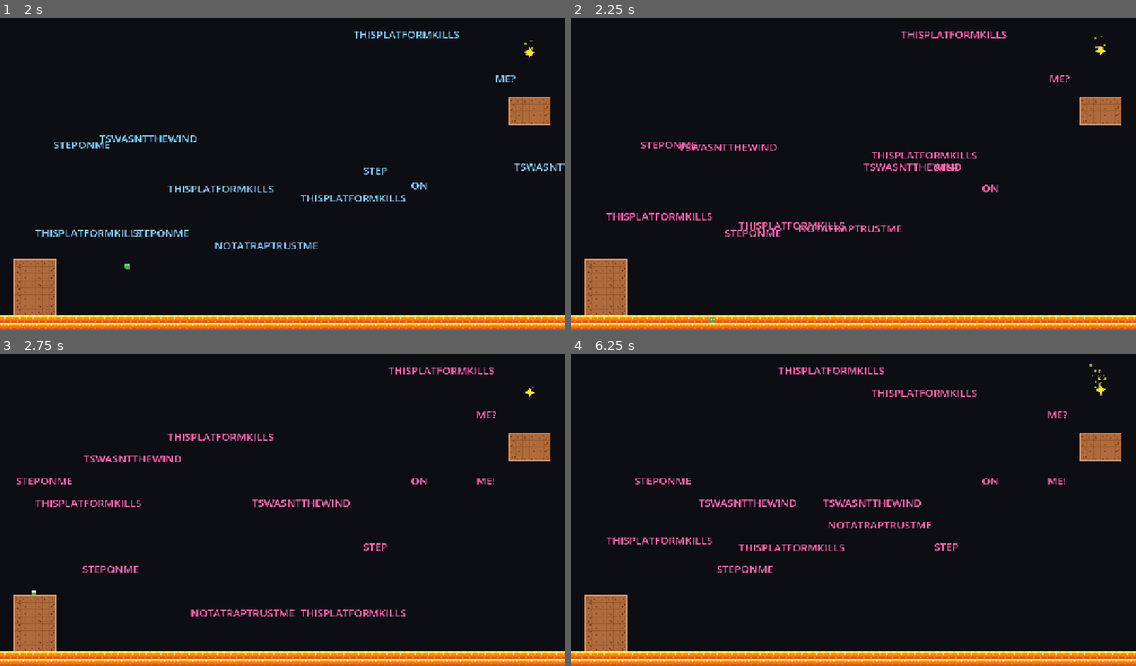
Above: before the commit, frames 1-4 (two rows, left to right).
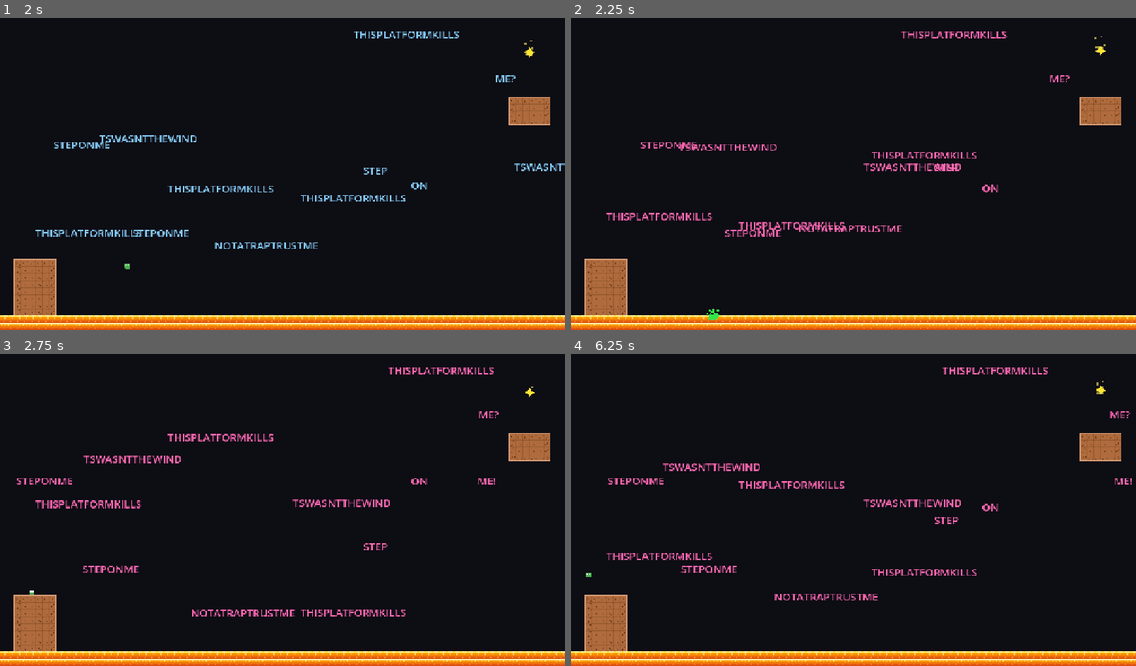
Above: after the commit, the same moments.

Repository: PedroYutaroUEA/touching-stars
Game: Godot game, scene res://scenes/level_03.tscn
Two runs of this game, one before a commit and one after it. Both use one fixed random seed, a clock stepped at 60 frames per second and the inputs below. This scene is started directly instead of the project's main scene.
Inputs:
- Up to frame 1 (2 s): hold D (move_right) from 0.53 s (still down); tap W (jump) at 0.6, 0.77, 1.07, 1.35, 1.52, 1.82 s
- Up to frame 2 (2.25 s): release D (move_right) at 2.03 s; hold A (move_left) from 2.03 s (still down); tap W (jump) at 2.1 s
- Up to frame 3 (2.75 s): keep holding A (move_left)
- Up to frame 4 (6.25 s): release A (move_left) at 2.78 s; hold D (move_right) 2.78-4.28 s; tap W (jump) at 2.85, 3.02, 3.32, 3.6, 3.77, 4.07, 4.35, 4.52, 4.82, 5.1, 5.85, 6.02 s; hold A (move_left) 4.28-5.03 s; hold D (move_right) 5.03-5.78 s; hold A (move_left) from 5.78 s (still down)

Frame 1 is identical in both runs. In frame 2, less than 0.1% of the frame differs, in the area x 24-27%, y 93-98%; in frame 3, 1.4%; in frame 4, 4.1%, in the area x 2-100%, y 3-79%.

Commit message:
fix(lava-floor): Increase lava floor colision scale to 200px for every level; fix(level-02_moon): Nerf second jump

Diff:
--- a/project.godot
+++ b/project.godot
@@ -23,6 +23,31 @@
 
 [input]
 
+ui_left={
+"deadzone": 0.5,
+"events": [Object(InputEventKey,"resource_local_to_scene":false,"resource_name":"","device":16,"window_id":0,"alt_pressed":false,"shift_pressed":false,"ctrl_pressed":false,"meta_pressed":false,"pressed":false,"keycode":4194319,"physical_keycode":0,"key_label":0,"unicode":0,"location":0,"echo":false,"script":null)
+, Object(InputEventJoypadButton,"resource_local_to_scene":false,"resource_name":"","device":-1,"button_index":13,"pressure":0.0,"pressed":false,"script":null)
+, Object(InputEventJoypadMotion,"resource_local_to_scene":false,"resource_name":"","device":-1,"axis":0,"axis_value":-1.0,"script":null)
+, Object(InputEventKey,"resource_local_to_scene":false,"resource_name":"","device":-1,"window_id":0,"alt_pressed":false,"shift_pressed":false,"ctrl_pressed":false,"meta_pressed":false,"pressed":false,"keycode":0,"physical_keycode":65,"key_label":0,"unicode":97,"location":0,"echo":false,"script":null)
+]
+}
+ui_right={
+"deadzone": 0.5,
+"events": [Object(InputEventKey,"resource_local_to_scene":false,"resource_name":"","device":16,"window_id":0,"alt_pressed":false,"shift_pressed":false,"ctrl_pressed":false,"meta_pressed":false,"pressed":false,"keycode":4194321,"physical_keycode":0,"key_label":0,"unicode":0,"location":0,"echo":false,"script":null)
+, Object(InputEventJoypadButton,"resource_local_to_scene":false,"resource_name":"","device":-1,"button_index":14,"pressure":0.0,"pressed":false,"script":null)
+, Object(InputEventJoypadMotion,"resource_local_to_scene":false,"resource_name":"","device":-1,"axis":0,"axis_value":1.0,"script":null)
+, Object(InputEventKey,"resource_local_to_scene":false,"resource_name":"","device":-1,"window_id":0,"alt_pressed":false,"shift_pressed":false,"ctrl_pressed":false,"meta_pressed":false,"pressed":false,"keycode":0,"physical_keycode":68,"key_label":0,"unicode":100,"location":0,"echo":false,"script":null)
+]
+}
+ui_up={
+"deadzone": 0.5,
+"events": [Object(InputEventKey,"resource_local_to_scene":false,"resource_name":"","device":16,"window_id":0,"alt_pressed":false,"shift_pressed":false,"ctrl_pressed":false,"meta_pressed":false,"pressed":false,"keycode":4194320,"physical_keycode":0,"key_label":0,"unicode":0,"location":0,"echo":false,"script":null)
+, Object(InputEventJoypadButton,"resource_local_to_scene":false,"resource_name":"","device":-1,"button_index":11,"pressure":0.0,"pressed":false,"script":null)
+, Object(InputEventJoypadMotion,"resource_local_to_scene":false,"resource_name":"","device":-1,"axis":1,"axis_value":-1.0,"script":null)
+, Object(InputEventKey,"resource_local_to_scene":false,"resource_name":"","device":-1,"window_id":0,"alt_pressed":false,"shift_pressed":false,"ctrl_pressed":false,"meta_pressed":false,"pressed":false,"keycode":0,"physical_keycode":87,"key_label":0,"unicode":119,"location":0,"echo":false,"script":null)
+, Object(InputEventKey,"resource_local_to_scene":false,"resource_name":"","device":-1,"window_id":0,"alt_pressed":false,"shift_pressed":false,"ctrl_pressed":false,"meta_pressed":false,"pressed":false,"keycode":0,"physical_keycode":32,"key_label":0,"unicode":32,"location":0,"echo":false,"script":null)
+]
+}
 move_left={
 "deadzone": 0.5,
 "events": [Object(InputEventKey,"resource_local_to_scene":false,"resource_name":"","device":-1,"window_id":0,"alt_press …(191 unchanged characters)…
--- a/scenes/level_01.tscn
+++ b/scenes/level_01.tscn
@@ -18,4 +18,4 @@
 
 [node name="LavaFloor" parent="." index="6" unique_id=1788568479 instance=ExtResource("3_hazard")]
 position = Vector2(640, 704)
-scale = Vector2(80, 2)
+scale = Vector2(200, 5)
--- a/scenes/level_02.tscn
+++ b/scenes/level_02.tscn
@@ -16,7 +16,7 @@
 
 [node name="LavaFloor" parent="." index="6" unique_id=1294824361 instance=ExtResource("3_hazard")]
 position = Vector2(640, 704)
-scale = Vector2(80, 2)
+scale = Vector2(200, 5)
 
 [node name="SpikesHitbox" parent="." index="7" unique_id=987654321 instance=ExtResource("3_hazard")]
 position = Vector2(832, 552)
--- a/scenes/level_03.tscn
+++ b/scenes/level_03.tscn
@@ -13,6 +13,9 @@
 [node name="CometPoint" parent="." index="2" unique_id=1830228768]
 position = Vector2(1200, 100)
 
+[node name="LevelClearLabel" parent="UILayer" parent_id_path=PackedInt32Array(185168009) index="0" unique_id=550781968]
+visible = true
+
 [node name="LavaFloor" parent="." index="6" unique_id=589693277 instance=ExtResource("3_hazard")]
 position = Vector2(640, 704)
-scale = Vector2(80, 2)
+scale = Vector2(200, 5)
--- a/scripts/level_02.gd
+++ b/scripts/level_02.gd
@@ -20,7 +20,7 @@
 	_add_rect_cells(cells, 43, 40, 2, 4)
 
 	# Platform 3 (Goal)
-	_add_rect_cells(cells, 66, 42, 4, 3)
+	_add_rect_cells(cells, 64, 42, 2, 3)
 
 	layer.set_cells_terrain_connect(cells, 0, 1, true)
 
--- a/scripts/player.gd
+++ b/scripts/player.gd
@@ -25,8 +25,15 @@
 var _jump_buffer_timer: float = 0.0
 
 func _physics_process(delta: float) -> void:
+	# Handle Horizontal Movement
+	var direction: float = Input.get_axis("ui_left", "ui_right")
+	if direction != 0.0:
+		velocity.x = move_toward(velocity.x, direction * max_speed, acceleration * delta)
+	else:
+		velocity.x = move_toward(velocity.x, 0, friction * delta)
+
 	# Handle Jump Buffer Timer
-	if Input.is_action_just_pressed("jump"):
+	if Input.is_action_just_pressed("ui_up"):
 		_jump_buffer_timer = jump_buffer_time
 	else:
 		_jump_buffer_timer -= delta
@@ -46,15 +53,8 @@
 		_coyote_timer = 0.0
 
 	# Variable Jump Height (release jump to fall faster)
-	if Input.is_action_just_released("jump") and velocity.y < 0.0:
+	if Input.is_action_just_released("ui_up") and velocity.y < 0.0:
 		velocity.y *= 0.5
-
-	# Handle Horizontal Movement
-	var direction: float = Input.get_axis("move_left", "move_right")
-	if direction != 0.0:
-		velocity.x = move_toward(velocity.x, direction * max_speed, acceleration * delta)
-	else:
-		velocity.x = move_toward(velocity.x, 0, friction * delta)
 
 	move_and_slide()
 
--- /dev/null
+++ b/sprites/tilesets/tileset_broken-station-corner.svg
@@ -0,0 +1,14 @@
+<svg xmlns="http://www.w3.org/2000/svg" width="16" height="16" viewBox="0 0 16 16">
+  <rect width="16" height="16" fill="#455A64"/>
+  <!-- Reforço em 'L' nas bordas -->
+  <rect x="0" y="0" width="16" height="3" fill="#78909C"/>
+  <rect x="0" y="0" width="3" height="16" fill="#78909C"/>
+  <!-- Linhas delimitadoras da chapa em 'L' -->
+  <line x1="3" y1="3" x2="16" y2="3" stroke="#263238" stroke-width="1"/>
+  <line x1="3" y1="3" x2="3" y2="16" stroke="#263238" stroke-width="1"/>
+  <!-- Painel decorativo na parte de trás -->
+  <line x1="8" y1="8" x2="16" y2="8" stroke="#263238" stroke-width="1"/>
+  <line x1="8" y1="8" x2="8" y2="16" stroke="#263238" stroke-width="1"/>
+  <!-- Rebite principal da quina -->
+  <circle cx="1.5" cy="1.5" r="0.5" fill="#263238"/>
+</svg>
--- /dev/null
+++ b/sprites/tilesets/tileset_broken-station-filling.svg
@@ -0,0 +1,10 @@
+<svg xmlns="http://www.w3.org/2000/svg" width="16" height="16" viewBox="0 0 16 16">
+  <!-- Base ligeiramente escurecida -->
+  <rect width="16" height="16" fill="#37474F"/>
+  <!-- Grade de chapas (alinha-se com as linhas do corner e surface) -->
+  <line x1="0" y1="8" x2="16" y2="8" stroke="#263238" stroke-width="1"/>
+  <line x1="8" y1="0" x2="8" y2="16" stroke="#263238" stroke-width="1"/>
+  <!-- Sombreamento sutil nos cantos dos painéis para dar textura -->
+  <rect x="1" y="1" width="6" height="6" fill="#455A64" opacity="0.4"/>
+  <rect x="9" y="9" width="6" height="6" fill="#455A64" opacity="0.4"/>
+</svg>
--- /dev/null
+++ b/sprites/tilesets/tileset_broken-station-outter.svg
@@ -0,0 +1,12 @@
+<svg xmlns="http://www.w3.org/2000/svg" width="16" height="16" viewBox="0 0 16 16">
+  <rect width="16" height="16" fill="#455A64"/>
+  <!-- Borda reforçada (Highlight na ponta) -->
+  <rect x="0" y="0" width="16" height="3" fill="#78909C"/>
+  <!-- Linha divisória da chapa -->
+  <line x1="0" y1="3" x2="16" y2="3" stroke="#263238" stroke-width="1"/>
+  <!-- Linha de painel vertical central (alinha com as outras peças) -->
+  <line x1="8" y1="3" x2="8" y2="16" stroke="#263238" stroke-width="1"/>
+  <!-- Parafusos / Rebites na borda reforçada -->
+  <circle cx="4" cy="1.5" r="0.5" fill="#263238"/>
+  <circle cx="12" cy="1.5" r="0.5" fill="#263238"/>
+</svg>
--- /dev/null
+++ b/sprites/tilesets/tileset_ice.svg
@@ -0,0 +1,12 @@
+<svg xmlns="http://www.w3.org/2000/svg" width="16" height="16" viewBox="0 0 16 16">
+  <!-- Base do Gelo -->
+  <rect width="16" height="16" fill="#80DEEA"/>
+  <!-- Borda superior lisa e reflexiva -->
+  <rect x="0" y="0" width="16" height="3" fill="#E0F7FA"/>
+  <rect x="0" y="3" width="16" height="1" fill="#FFFFFF" opacity="0.9"/>
+  <!-- Ranhuras e brilhos internos diagonais -->
+  <path d="M 2 14 L 7 6 M 11 16 L 15 8" stroke="#E0F7FA" stroke-width="1" opacity="0.8"/>
+  <path d="M 1 4 L 4 1 M 12 12 L 15 9" stroke="#FFFFFF" stroke-width="1" opacity="0.7"/>
+  <!-- Sombreamento sutil na base -->
+  <rect x="0" y="14" width="16" height="2" fill="#00BCD4" opacity="0.5"/>
+</svg>
Not shown, added: sprites/tilesets/tileset_broken-station-corner.svg.import
Not shown, added: sprites/tilesets/tileset_broken-station-filling.svg.import
Not shown, added: sprites/tilesets/tileset_broken-station-outter.svg.import
Not shown, added: sprites/tilesets/tileset_ice.svg.import
Not shown, changed: TREE.md
